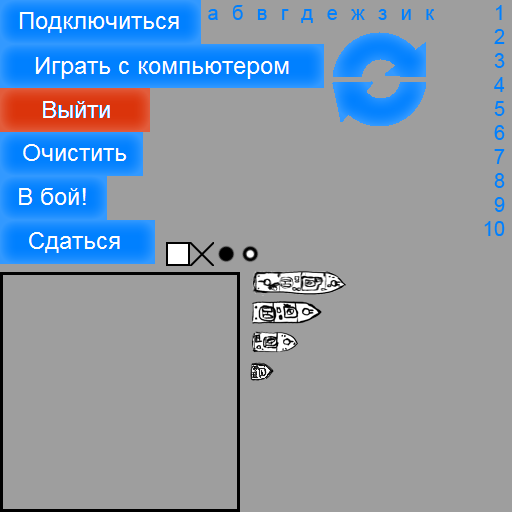
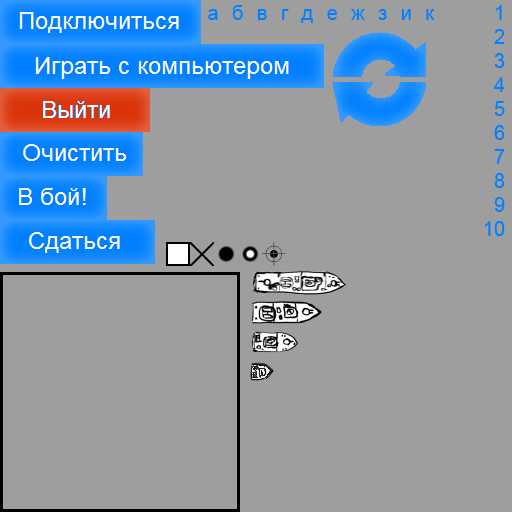
Layer changes from the first (512, 512) image to the second:
added layer "Слой 8 копия" above "Слой 8" over [262, 242, 286, 266]
